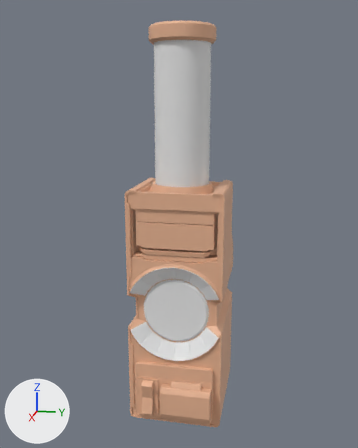
A saved change to the FBX model The Outer Frame/Assets/Models/progresorModule-model.fbx.
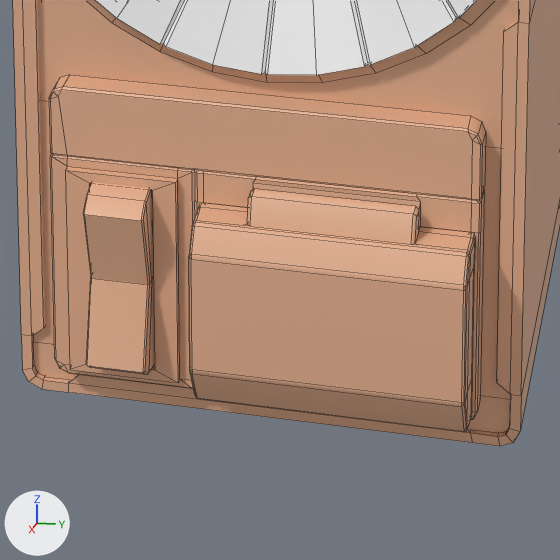
The first picture shows the older version from a camera (50 mm lens) standing at (0.377, 0.071, 0.241) and looking at (0.01, -0.002, 0.15). The close-ups show both versions on the part from 35% to 63% of the width and 78% to 100% of the height of that picture; other places that the commit changed are outside them. Arrows for +X, +Y and +Z are at lower left; the lights stay in place. The close-ups show mesh edges as thin lines.

Objects in the first close-up: 'abort flip', 'abort module', 'abort switch', 'module casing', 'module info glass', 'progresor module'.
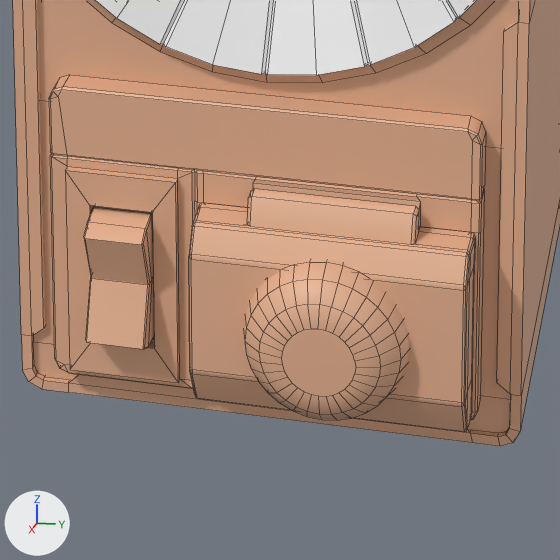
Where the change shows, as pixel boxes [x1, y1, x2, y2] in the close-ups (560 x 560 px; the box of a moved part takes in the faces that stretch with it):
'abort button', mesh rescaled (not visible before): after [243, 260, 409, 420]
'abort switch', mesh rescaled (26% shorter): before [83, 182, 154, 375]; after [84, 206, 154, 349]
part 3 of me_cube_014, moved or reshaped: [65, 170, 178, 383] in both

The change in detail:
me_cube_014 has 144 vertices, 129 faces and spans x 0.0006..0.0053, y -0.0298..0.0298, z -0.0203..0.024.
me_cube_014 is used by ob_abort_module; location (0.0427, 0.0009, 0.0242).
Before the commit, vertices of me_cube_014: 21 (0.0052, -0.024, 0.0106) at pixel (89, 183), 22 (0.0052, -0.024, -0.0173), 23 (0.0052, -0.0151, 0.0106) at pixel (152, 190), 24 (0.0052, -0.0151, -0.0173) at pixel (154, 369), 29 (0.0006, -0.024, 0.0106).
Before the commit, vertices of me_cube_014: 30 (0.0006, -0.024, -0.0173), 31 (0.0006, -0.0151, -0.0173), 32 (0.0006, -0.0151, 0.0106).
Part 3, on me_cube_014:
Vertices 21, 23, 29, 32 of me_cube_014 move by (0.0, 0.0, -0.0034).
Vertices 22, 24, 30, 31 of me_cube_014 move by (0.0, 0.0, 0.0034).
me_circle_001 has 224 vertices, 193 faces and spans x 0.0..0.008, y -0.0114..0.0114, z -0.0114..0.0114.
me_circle_001 is used by ob_abort_button; location (0.0456, 0.0111, 0.0192).
me_circle_001 part 1: the whole mesh is scaled about the mesh origin by (1.72, 1, 1).
me_cube_015 has 42 vertices, 36 faces and spans x 0.0..0.0085, y -0.0042..0.0042, z -0.0143..0.0143.
me_cube_015 is used by ob_abort_switch; location (0.0437, -0.0187, 0.021).
me_cube_015 part 2: the whole mesh is scaled about its middle by (1, 1, 0.687).
